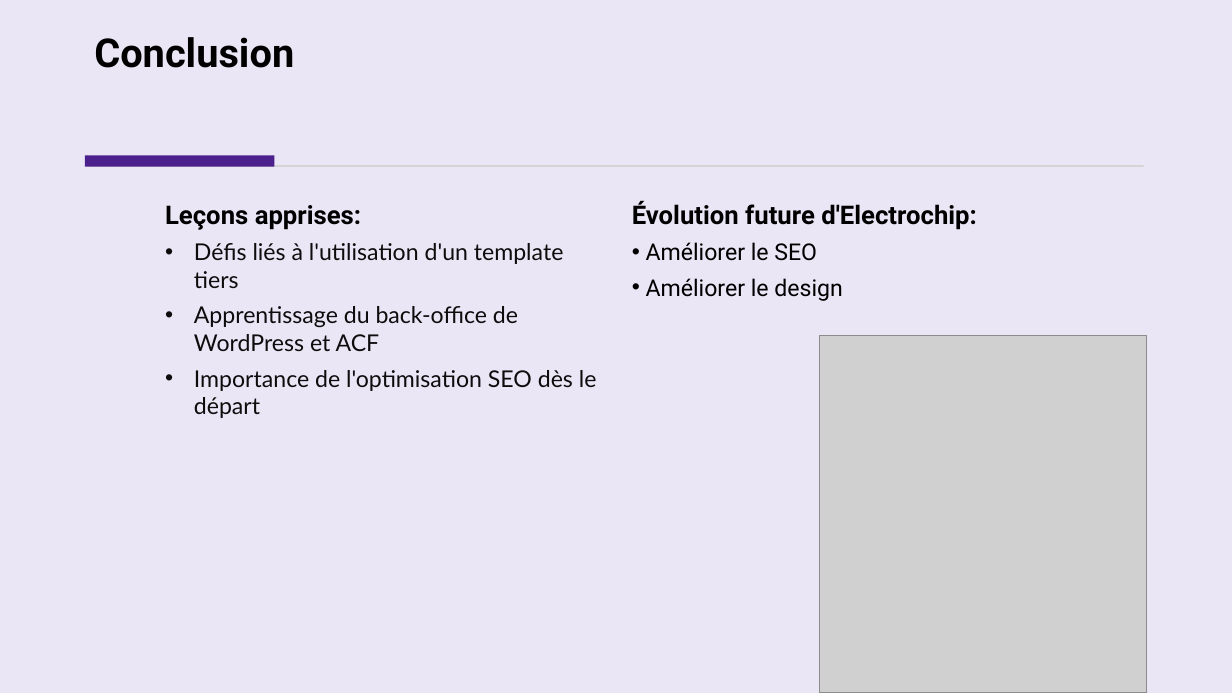
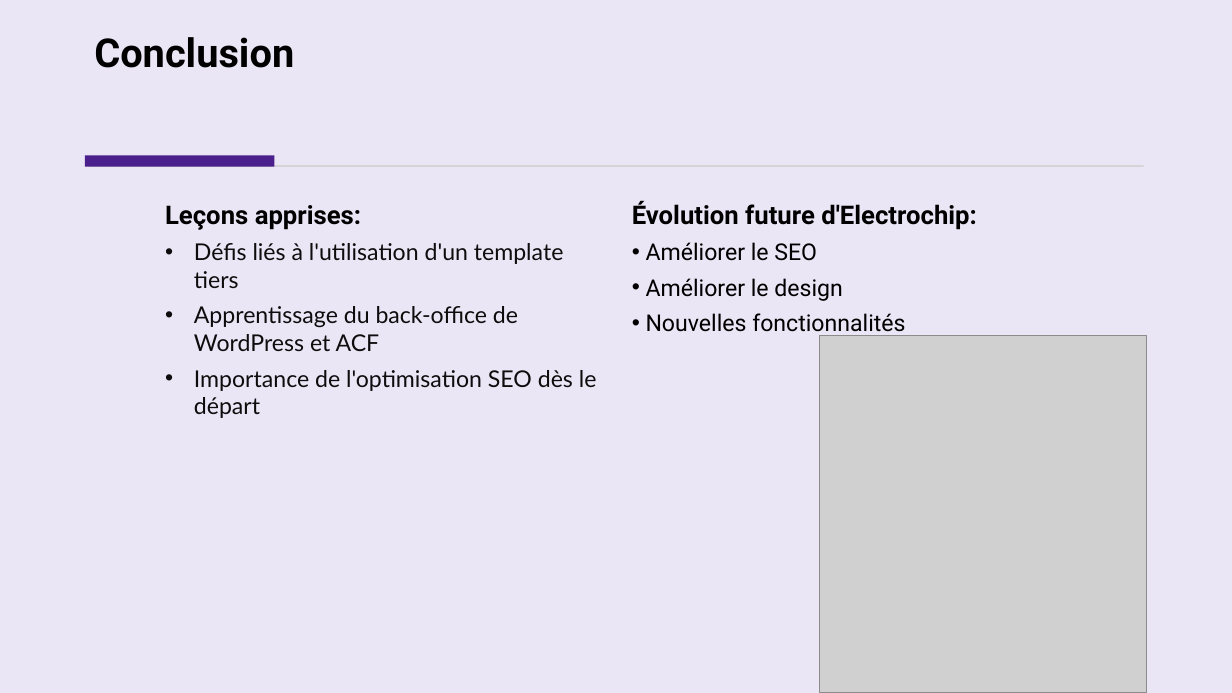
Before and after one commit to Gutsey68/electrochip, a slide deck: slide 8 of seyzeriat_gauthier-dwwm_projet_3.pptx. Drawn at 1232x693 pixels with LibreOffice and Linux fonts; fonts in the diff are those of the drawing; grey boxes stand for pictures. Boxes give left, top, right and bottom in pixels: in the first picture for what was removed or moved away, otherwise in the second. Text is boxed around its words. In the diff, an @@ line names an element or a change of style, - is before the commit and + after.

```diff
--- a/seyzeriat_gauthier-dwwm_projet_3.pptx
+++ b/seyzeriat_gauthier-dwwm_projet_3.pptx
@@ text at <box>646,313,905,336</box>: paragraph added @@
+• Nouvelles fonctionnalités
```
Also in this commit, not shown: 3 other slides changed.
